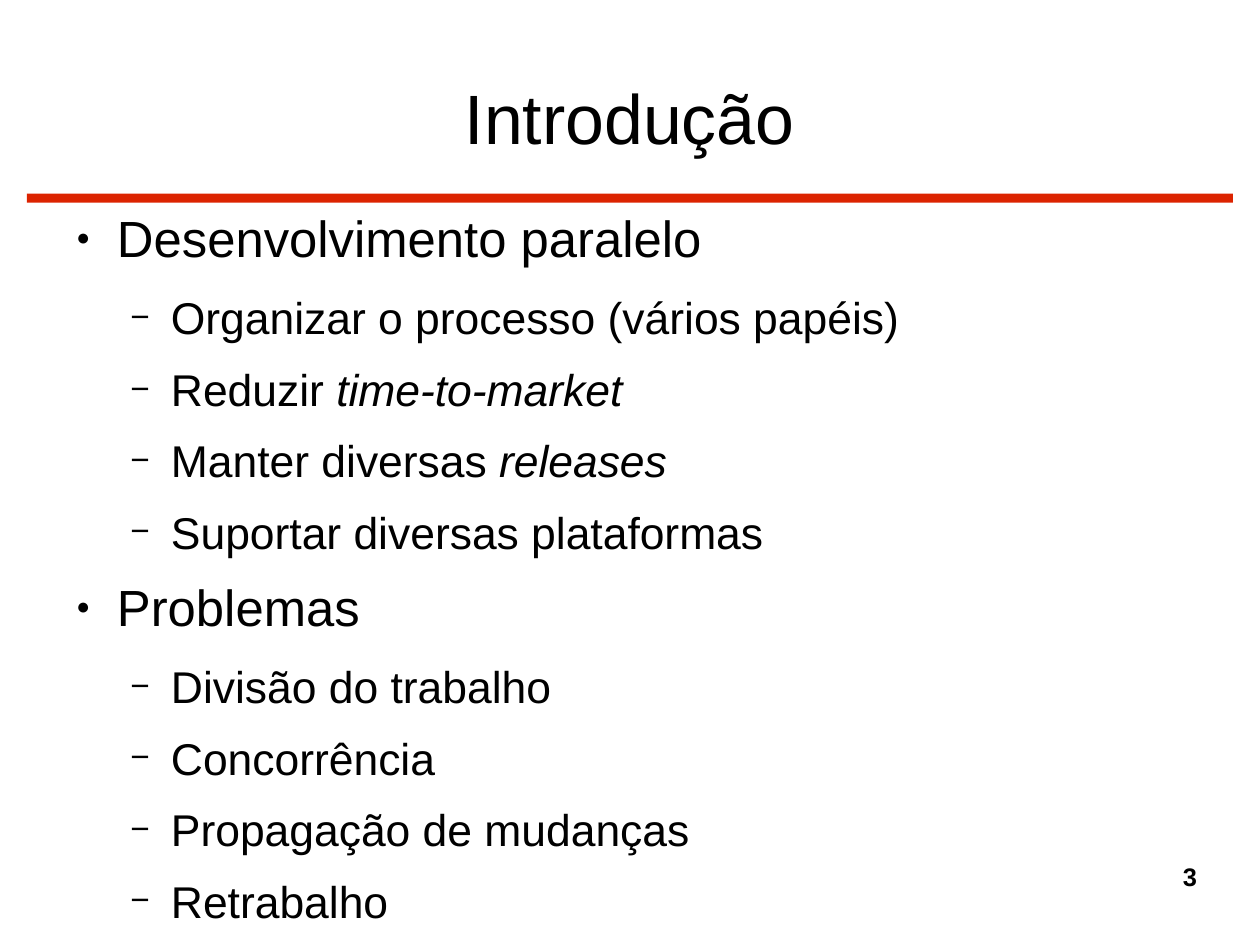
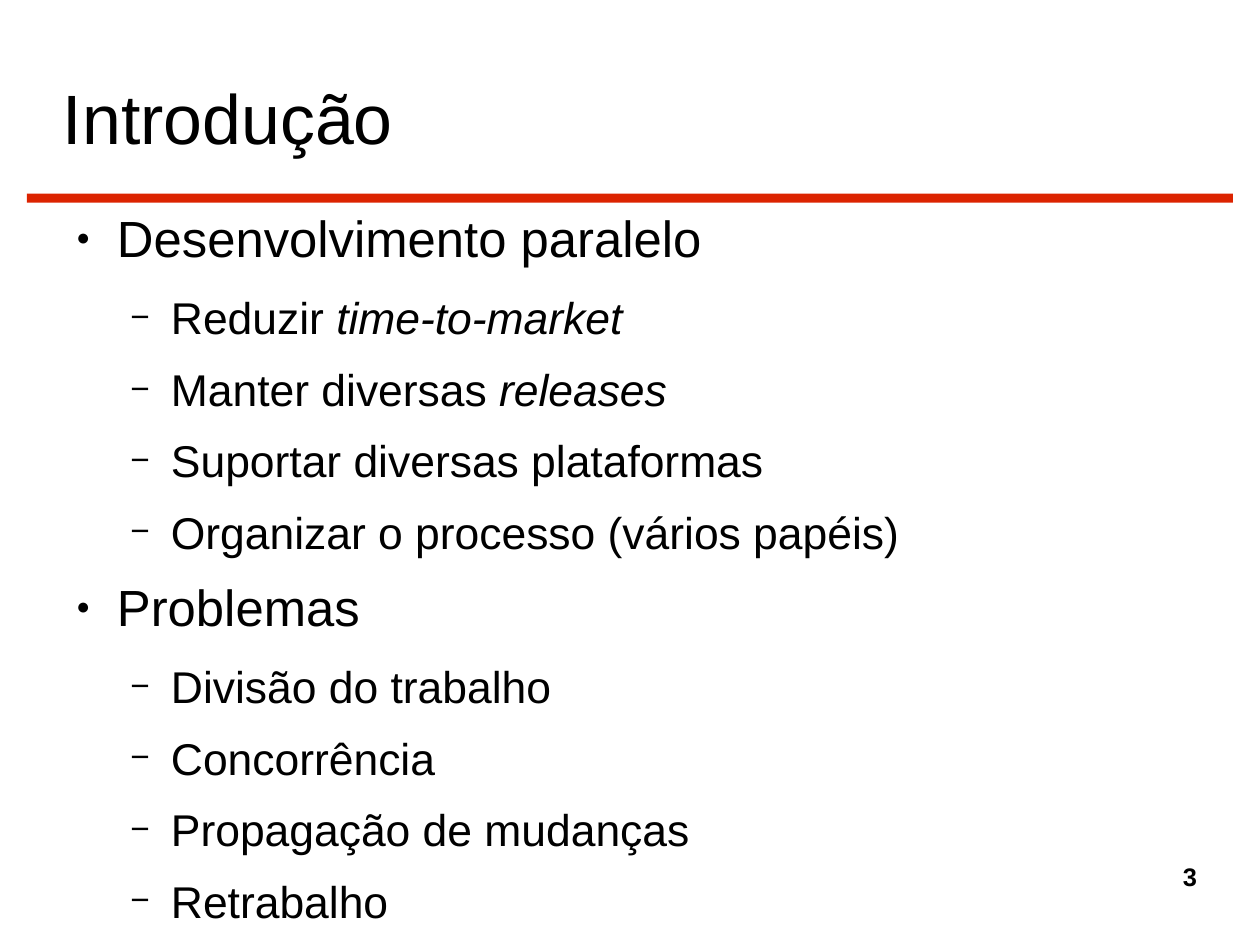
Before and after one commit to gtessa/gc20131_leitura_5, a slide deck: slide 3 of Completo.odp. Drawn at 1260x945 pixels with LibreOffice and Linux fonts; fonts in the diff are those of the drawing. Boxes give left, top, right and bottom in pixels: in the first picture for what was removed or moved away, otherwise in the second. Text is boxed around its words. In the diff, an @@ line names an element or a change of style, - is before the commit and + after.

```diff
--- a/Completo.odp
+++ b/Completo.odp
@@ title "Introdução" at [63,93,393,157]: alignment centre to left @@
@@ text at [171,301,899,344]: paragraph removed @@
-  − Organizar o processo (vários papéis)
@@ text at [171,516,899,558]: paragraph added @@
+  − Organizar o processo (vários papéis)
```
Also in this commit, not shown: 72 other slides changed, 1 slide removed.
